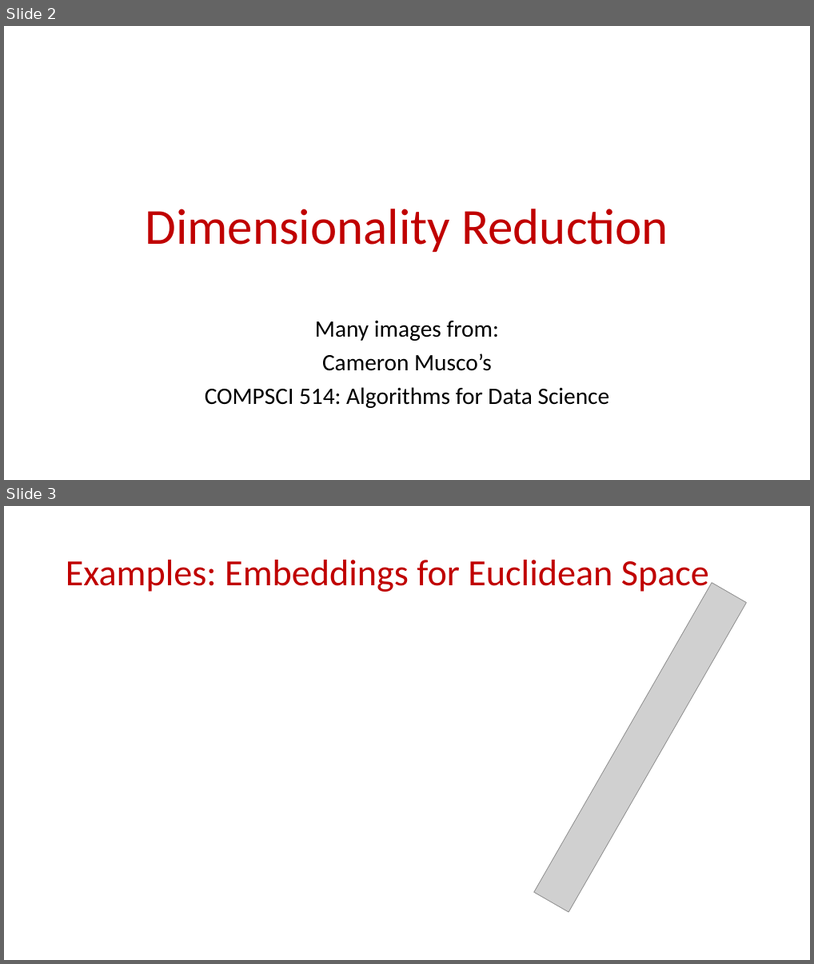
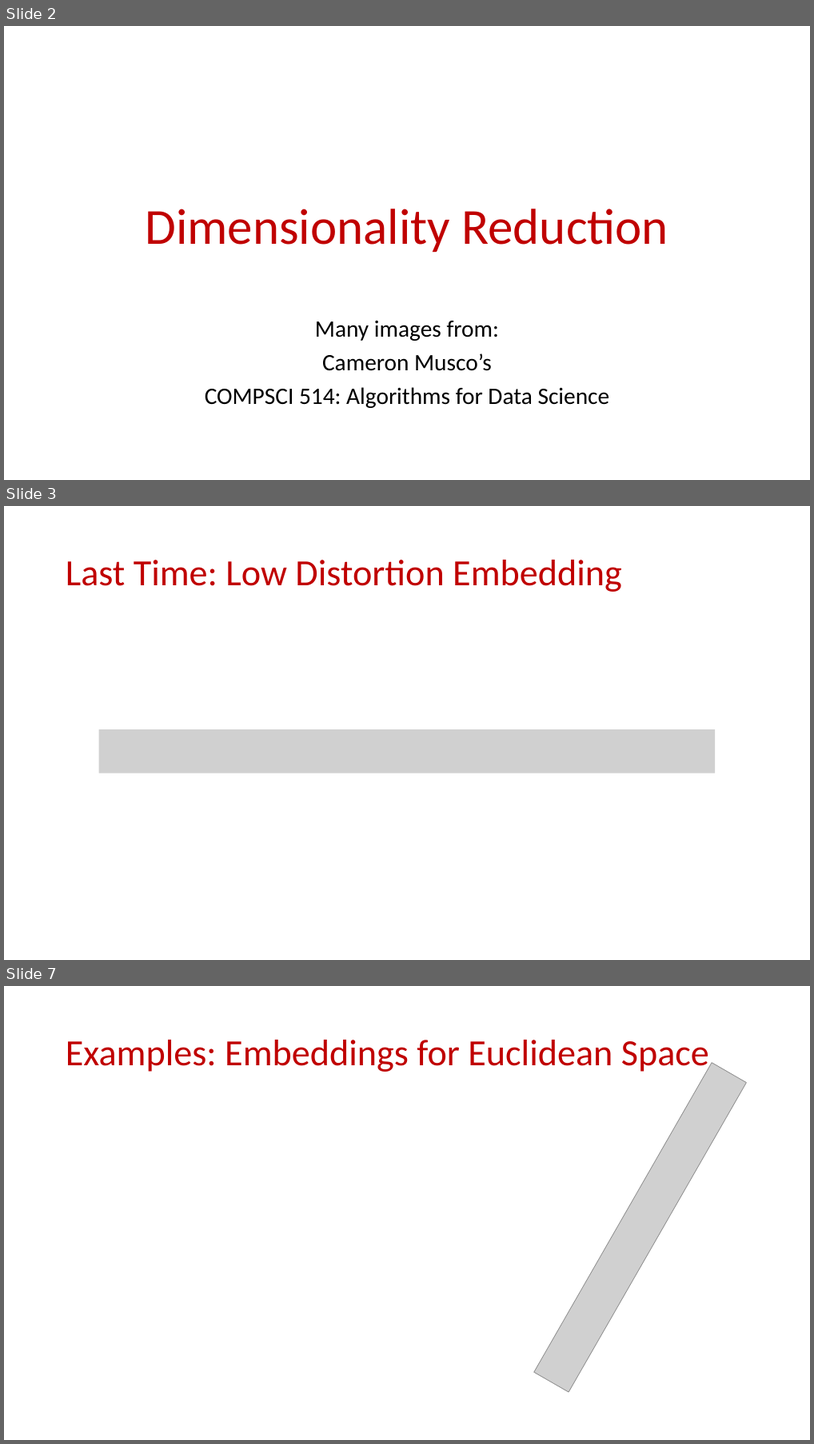
Before and after one commit to samsonzhou/samsonzhou.github.io, a slide deck: CSCE689-23/L8.pptx. Shown one above the other, each under a label of ours: slides 2 and 3 before the commit, slides 2, 3 and 7 after it; the slides between them are not shown. The pictures are 814x964 and 814x1444 pixels, drawn with LibreOffice and Linux fonts; fonts in the diff are those of the drawing; grey boxes stand for pictures. Boxes give left, top, right and bottom in pixels: in the first picture for what was removed or moved away, otherwise in the second. Text is boxed around its words. In the diff, an @@ line names an element or a change of style, - is before the commit and + after.

```diff
--- a/CSCE689-23/L8.pptx
+++ b/CSCE689-23/L8.pptx
@@ slide 3 added at (4,506,810,960), background #FFFFFF @@
@@ title added at (66,560,622,592), 44 pt, text #C00000 @@
+Last Time: Low Distortion Embedding
@@ picture added at (99,729,715,772) @@
@@ what was slide 3 is now slide 7 @@
```
Also in this commit, not shown: 3 other slides added, 1 other file.
